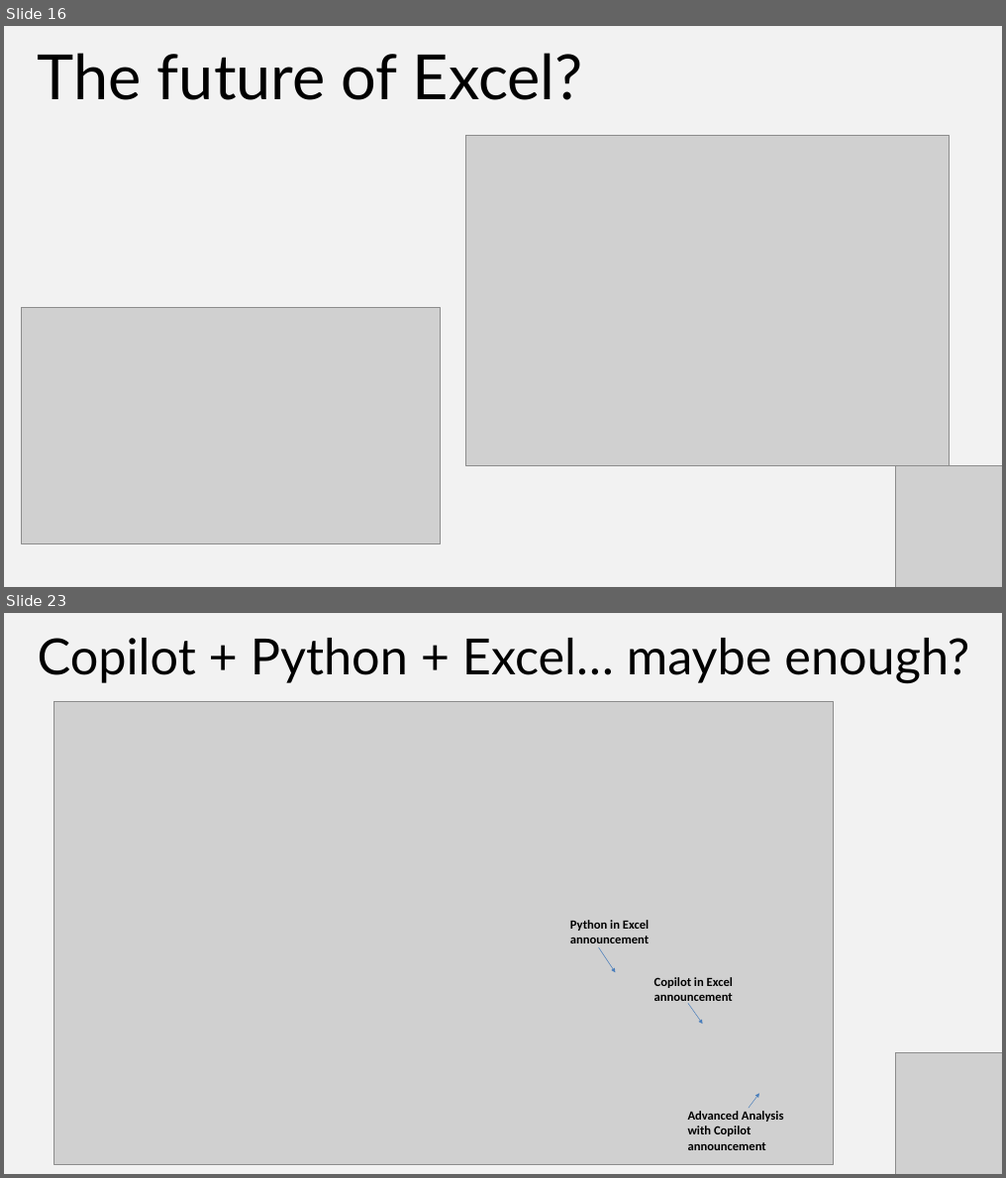
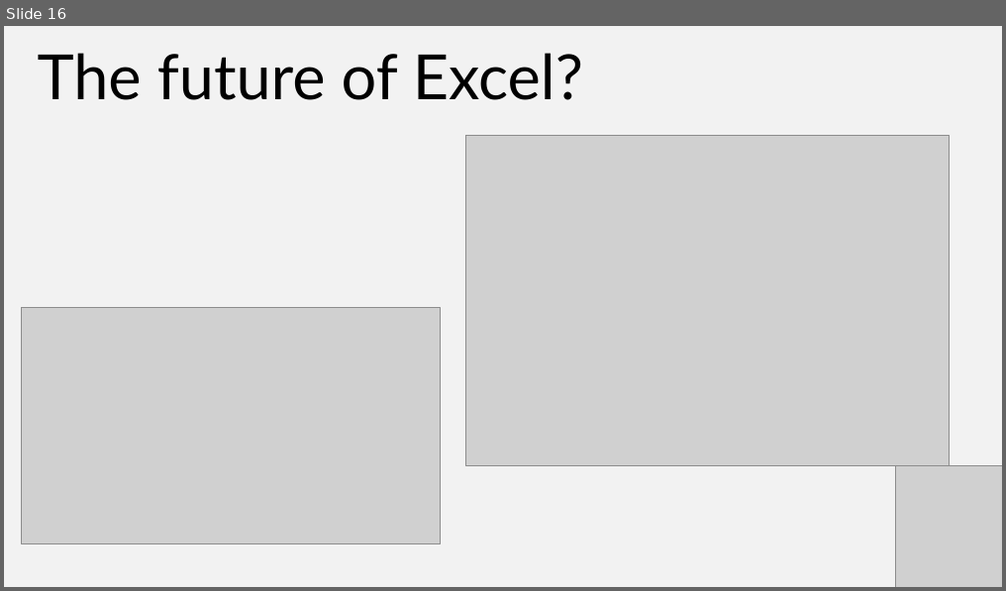
Before and after one commit to stringfestdata/xlgs-python-excel-copilot, a slide deck: xlgs-python-excel-copilot-slides.pptx. Shown one above the other, each under a label of ours: slides 16 and 23 before the commit, slide 16 after it; the slides between them are not shown. The pictures are 1006x1178 and 1006x591 pixels, drawn with LibreOffice and Linux fonts; fonts in the diff are those of the drawing; grey boxes stand for pictures. Boxes give left, top, right and bottom in pixels: in the first picture for what was removed or moved away, otherwise in the second. Text is boxed around its words. In the diff, an @@ line names an element or a change of style, - is before the commit and + after.

```diff
--- a/xlgs-python-excel-copilot-slides.pptx
+++ b/xlgs-python-excel-copilot-slides.pptx
@@ slide 23 removed at (x1=4, y1=613, x2=1002, y2=1174), background #F2F2F2 @@
@@ text removed at (x1=38, y1=638, x2=969, y2=682) @@
-Copilot + Python + Excel… maybe enough?
@@ picture removed at (x1=54, y1=702, x2=834, y2=1164) @@
@@ text removed at (x1=570, y1=920, x2=648, y2=944) @@
-Python in Excel announcement
@@ arrow removed from (599, 948) to (615, 972) @@
@@ text removed at (x1=654, y1=977, x2=733, y2=1005) @@
-Copilot in Excel announcement
@@ arrow removed from (688, 1004) to (703, 1024) @@
@@ picture removed at (x1=896, y1=1053, x2=1001, y2=1174) @@
@@ text removed at (x1=688, y1=1111, x2=784, y2=1151) @@
-Advanced Analysis with Copilot announcement
@@ arrow removed from (748, 1108) to (759, 1093) @@
```
Also in this commit, not shown: 13 other slides removed.
